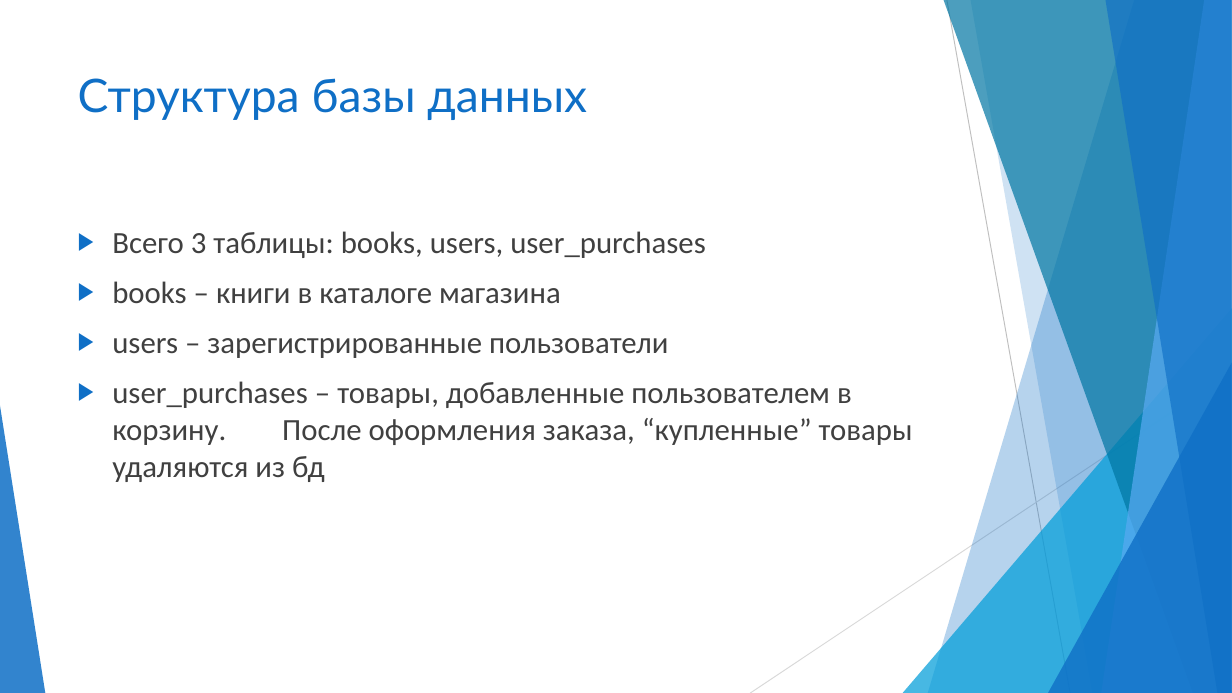
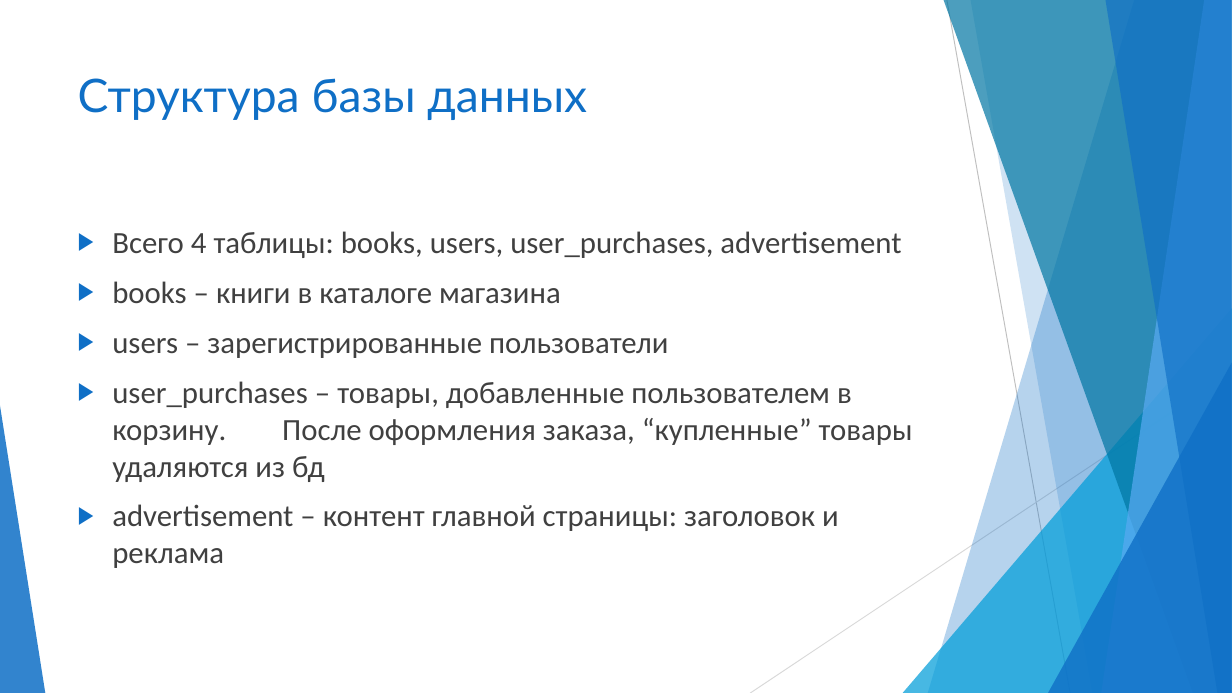
Before and after one commit to Kote5615/flask, a slide deck: slide 8 of flask_project_docx/bookshop.pptx (slide 7 before the commit). Drawn at 1232x693 pixels with LibreOffice and Linux fonts; fonts in the diff are those of the drawing. Boxes give left, top, right and bottom in pixels: in the first picture for what was removed or moved away, otherwise in the second. Text is boxed around its words. In the diff, an @@ line names an element or a change of style, - is before the commit and + after.

```diff
--- a/flask_project_docx/bookshop.pptx
+++ b/flask_project_docx/bookshop.pptx
@@ text at <box>112,231,901,258</box>: text changed @@
-▶ Всего 3 таблицы: books, users, user_purchases
+▶ Всего 4 таблицы: books, users, user_purchases, advertisement
@@ text at <box>112,504,839,568</box>: paragraph added @@
+▶ advertisement – контент главной страницы: заголовок и реклама
```
Also in this commit, not shown: 1 other slide changed, 4 slides added, 1 slide removed.
